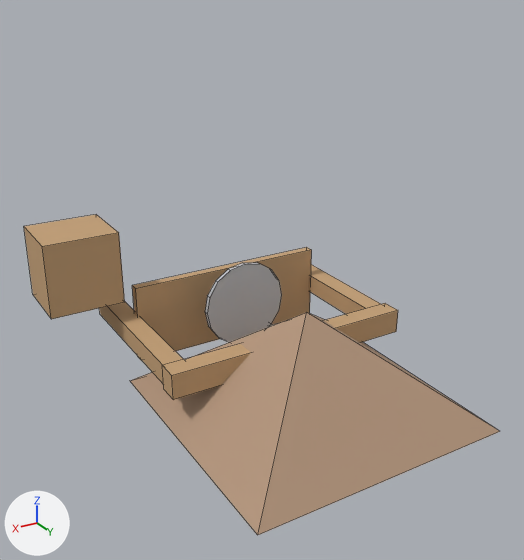
The FBX model Assets/Resources/Models/sawmill.fbx, before and after one commit.
Camera for both pictures: a 50 mm camera at (4.16, 8.56, 4.1) aimed at (0.11, 1.82, 0.73). The axes (+X, +Y, +Z) are drawn at lower left. The lights are the same throughout. The older version comes first. Mesh edges are drawn as thin lines.

Objects in the first picture: 'Beam', 'Bin', 'Blade', 'FrameL', 'FrameR', 'Roof', 'Table'.
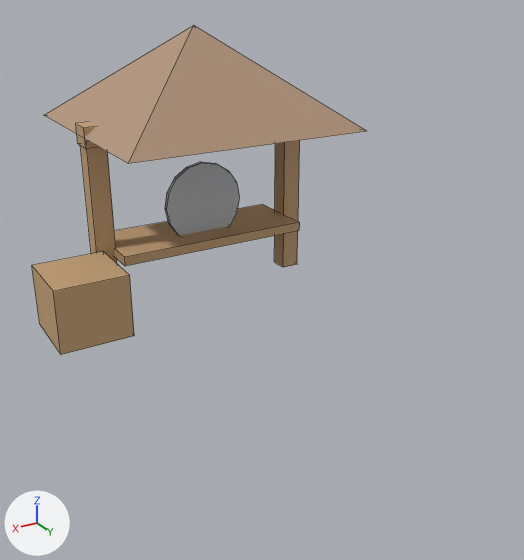
Patch to the scene script:
```diff
--- a/Assets/Resources/Models/sawmill.fbx.py
+++ b/Assets/Resources/Models/sawmill.fbx.py
@@ me_cube @@
-me_cube.from_pydata(...)  # 8 vertices, 6 faces; spans x -1.52..-1.27, y 0.0..2.2, z -0.12..0.12
+me_cube.from_pydata(...)  # 8 vertices, 6 faces; spans x -1.52..-1.27, y -0.12..0.12, z 0.0..2.2
+# me_cube part 5: the whole mesh is scaled about its middle by (1, 0.114, 8.8), then moved by (0.0, -1.1, 1.1)
 me_cube.materials.append(mat_wood)
@@ me_cube_002 @@
-me_cube_002.from_pydata(...)  # 8 vertices, 6 faces; spans x -1.55..1.55, y 2.12..2.38, z -0.15..0.15
+me_cube_002.from_pydata(...)  # 8 vertices, 6 faces; spans x -1.55..1.55, y -0.15..0.15, z 2.12..2.38
+# me_cube_002 part 2: the whole mesh is scaled about its middle by (1, 1.2, 0.833), then moved by (0.0, -2.25, 2.25)
 me_cube_002.materials.append(mat_wood)
@@ me_cube_001 @@
-me_cube_001.from_pydata(...)  # 8 vertices, 6 faces; spans x 1.27..1.52, y 0.0..2.2, z -0.12..0.12
+me_cube_001.from_pydata(...)  # 8 vertices, 6 faces; spans x 1.27..1.52, y -0.12..0.12, z 0.0..2.2
+# me_cube_001 part 7: the whole mesh is scaled about its middle by (1, 0.114, 8.8), then moved by (0.0, -1.1, 1.1)
 me_cube_001.materials.append(mat_wood)
@@ me_cube_004 @@
-me_cube_004.from_pydata(...)  # 8 vertices, 6 faces; spans x 1.45..2.35, y 0.0..0.8, z 0.35..1.25
-me_cube_004.vertices[0].co = (1.45, 0.0, 0.35)
-me_cube_004.vertices[1].co = (1.45, 0.0, 1.25)  # pixel (96, 214)
-me_cube_004.vertices[2].co = (1.45, 0.8, 0.35)  # pixel (124, 302)
-me_cube_004.vertices[3].co = (1.45, 0.8, 1.25)  # pixel (118, 232)
-me_cube_004.vertices[4].co = (2.35, 0.0, 0.35)  # pixel (32, 294)
-me_cube_004.vertices[5].co = (2.35, 0.0, 1.25)  # pixel (23, 226)
-me_cube_004.vertices[6].co = (2.35, 0.8, 0.35)  # pixel (51, 319)
-me_cube_004.vertices[7].co = (2.35, 0.8, 1.25)  # pixel (42, 246)
+me_cube_004.from_pydata(...)  # 8 vertices, 6 faces; spans x 1.45..2.35, y 0.15..1.05, z 0.0..0.8
+# me_cube_004 part 4
+me_cube_004.vertices[0].co = (1.45, 0.15, 0.0)
+me_cube_004.vertices[1].co = (1.45, 0.15, 0.8)  # pixel (103, 251)
+me_cube_004.vertices[2].co = (1.45, 1.05, 0.0)  # pixel (134, 335)
+me_cube_004.vertices[3].co = (1.45, 1.05, 0.8)  # pixel (129, 275)
+me_cube_004.vertices[4].co = (2.35, 0.15, 0.0)  # pixel (39, 324)
+me_cube_004.vertices[5].co = (2.35, 0.15, 0.8)  # pixel (31, 265)
+me_cube_004.vertices[6].co = (2.35, 1.05, 0.0)  # pixel (60, 354)
+me_cube_004.vertices[7].co = (2.35, 1.05, 0.8)  # pixel (53, 291)
 me_cube_004.materials.append(mat_wood)
@@ me_cube_003 @@
-me_cube_003.from_pydata(...)  # 8 vertices, 6 faces; spans x -1.3..1.3, y 0.69..0.81, z -0.5..0.5
+me_cube_003.from_pydata(...)  # 8 vertices, 6 faces; spans x -1.3..1.3, y -0.5..0.5, z 0.69..0.81
+# me_cube_003 part 1: the whole mesh is scaled about its middle by (1, 8.33, 0.12), then moved by (0.0, -0.75, 0.75)
 me_cube_003.materials.append(mat_wood)
@@ me_cone @@
-me_cone.from_pydata(...)  # 5 vertices, 5 faces; spans x -1.56..1.56, y 1.04..4.16, z -0.6..0.6
+me_cone.from_pydata(...)  # 5 vertices, 5 faces; spans x -1.56..1.56, y -1.56..1.56, z 2.25..3.45
+# me_cone part 3: the whole mesh is moved by (0.0, -2.6, 2.85)
 me_cone.materials.append(mat_roofm)
@@ me_cylinder @@
-me_cylinder.from_pydata(...)  # 32 vertices, 18 faces; spans x -0.55..0.55, y 1.17..1.23, z -0.4..0.7
+me_cylinder.from_pydata(...)  # 32 vertices, 18 faces; spans x -0.55..0.55, y 0.07..0.13, z 0.65..1.75
+# me_cylinder part 6: the whole mesh is moved by (0.0, -1.1, 1.05)
 me_cylinder.materials.append(mat_metal)
```

What differs and where, as boxes (x1, y1, x2, y2) in the pictures (524 x 560 px):
'Roof', moved
    before: (130, 312, 500, 535)
    after: (44, 25, 366, 163)
'Table', moved, rescaled
    before: (132, 247, 312, 360)
    after: (114, 204, 300, 266)
'Bin', reshaped
    before: (24, 214, 125, 319)
    after: (32, 252, 134, 355)
'Blade', moved
    before: (205, 262, 282, 342)
    after: (165, 162, 240, 236)
'FrameR', moved, rescaled
    before: (99, 302, 184, 383)
    after: (81, 146, 117, 263)
'Beam', moved, rescaled
    before: (162, 303, 398, 400)
    after: (76, 122, 98, 149)
'FrameL', moved, rescaled
    before: (309, 264, 381, 314)
    after: (274, 140, 300, 267)
